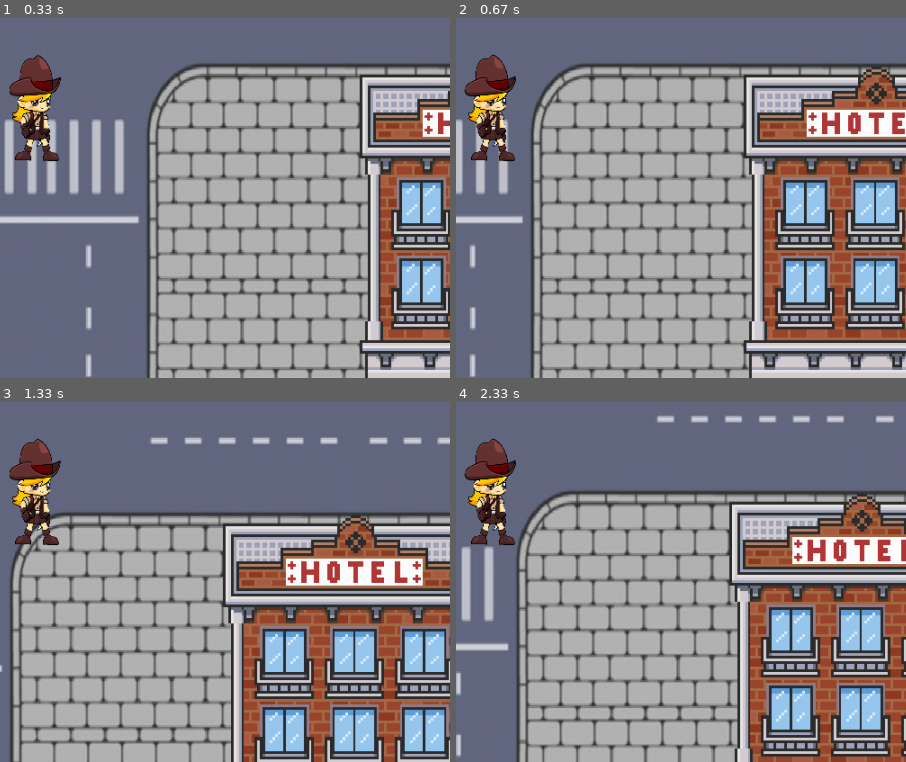
Above: before the commit, frames 1-4 (two rows, left to right).
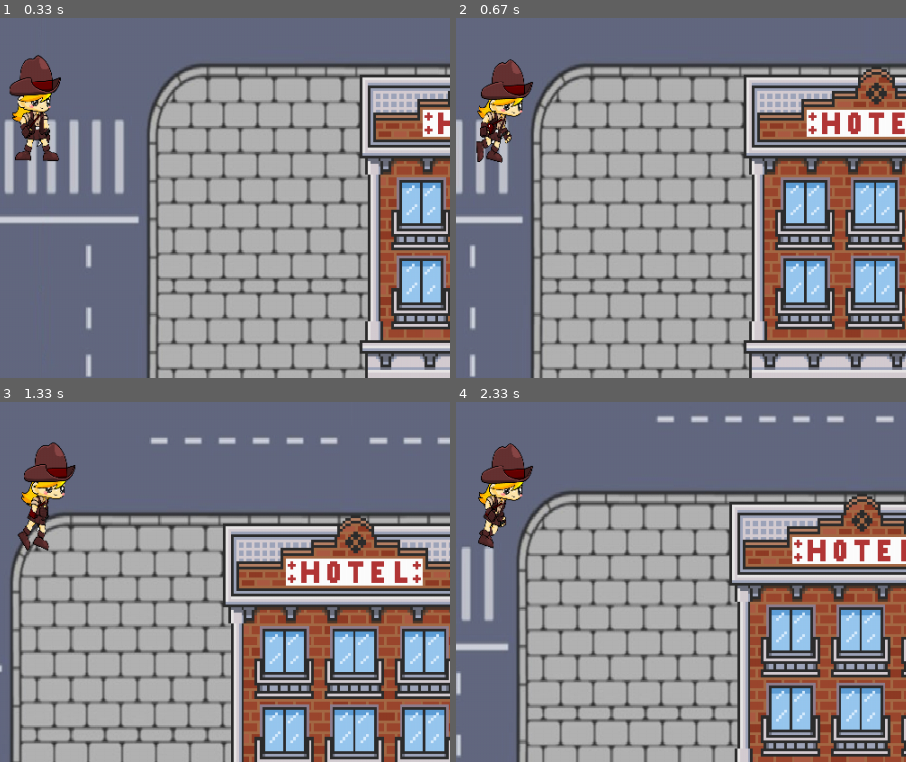
Above: after the commit, the same moments.

Repository: viniciusgomes2005/pygame_GPV
Game: pygame game, started from Mapa.py
The game is run twice, just before and just after one commit, with the same random seed, the same clock (stepped at 60 frames per second) and the same inputs.
Inputs:
- Up to frame 1 (0.33 s): no input
- Up to frame 2 (0.67 s): hold D from 0.33 s (still down)
- Up to frame 3 (1.33 s): release D at 0.8 s; hold W 0.83-1.13 s; hold D from 1.17 s (still down)
- Up to frame 4 (2.33 s): release D at 1.63 s; hold A 1.67-2.2 s; hold S from 2.23 s (still down)
The pictures show only the part of the screen within x 35-85%, y 50-100%; the shares and areas given below are measured in that part.

Frame 1 is identical in both runs. In frame 2, 2.5% of the frame differs, in the area x 1-18%, y 10-41%; in frame 3, 2.3%; in frame 4, 2.4%.

Commit message:
Update Mapa.py

Diff:
--- a/Mapa.py
+++ b/Mapa.py
@@ -31,9 +31,9 @@
     Player_Normal_Anim.append(Player_Run_img)
 for i in range(1,8):
     # Os arquivos de animação são numerados de 00 a 10
-    Player_Ataca = 'assets/Sprites/Player_ataca{}.png'.format(i)
-    Player_Ataca_img = pygame.image.load(Player_Run).convert_alpha()
-    Player_Ataca_img = pygame.transform.scale(Player_Run_img, (120, 130))
+    Player_Ataca = 'assets/Sprites/Player_atacar{}.png'.format(i)
+    Player_Ataca_img = pygame.image.load(Player_Ataca).convert_alpha()
+    Player_Ataca_img = pygame.transform.scale(Player_Ataca_img, (120, 130))
     Player_Normal_Anim.append(Player_Ataca_img)
 ###########################  GRUPOS  ################################
 
@@ -87,7 +87,7 @@
         self.rect.y +=self.speedy
 
 class Player(pygame.sprite.Sprite):
-    def __init__(self,anim):
+    def __init__(self,anim,move):
         pygame.sprite.Sprite.__init__(self)
         self.frame=0
         self.anim=anim
@@ -97,33 +97,40 @@
         self.rect.center = (largura_janela/2, altura_janela/ 2)
         self.last_update = pygame.time.get_ticks() # Guarda o tick da primeira imagem, ou seja, o momento em que a imagem foi mostrada
         self.frame_ticks=50
+        self.move=move #1=sim 2=não
     def update(self):
         now=pygame.time.get_ticks()
         elapsed_ticks= now - self.last_update
-        if quarteirao.speedx==0 and quarteirao.speedy==0:
+        if self.move==2:
             if elapsed_ticks>self.frame_ticks:
                 self.last_update=now
                 self.frame+=1
                 if self.frame >= 10:
                     self.frame=0
                 self.img=self.anim[self.frame]
-        elif quarteirao.speedx!=0 or quarteirao.speedy!=0:
+        elif self.move==1:
             if elapsed_ticks>self.frame_ticks:
+                if self.frame<10:
+                    self.frame=10
+                else:
+                    self.frame+=1
                 self.last_update=now
-                self.frame+=1
                 if self.frame == 18:
                     self.frame=10
                 self.img=self.anim[self.frame]
-    def ataca(self):
-        now=pygame.time.get_ticks()
-        elapsed_ticks= now - self.last_update
-        if elapsed_ticks>self.frame_ticks:
-            self.last_update=now
-            self.frame+=1
-            if self.frame >= 26:
-                self.frame=18
-            self.img=self.anim[self.frame]
-Player_Grupo.add(Player(Player_Normal_Anim))
+        elif self.move==3:
+            print('atacar')
+            if elapsed_ticks>self.frame_ticks:
+                if self.frame<18:
+                    self.frame=18
+                else:
+                    self.frame+=1
+                self.last_update=now
+                if self.frame >= 25:
+                    self.frame=18
+                self.img=self.anim[self.frame]
+P1=Player(Player_Normal_Anim,2)
+Player_Grupo.add(P1)
 
 predio2=[predio1_img,350,150]
 casas=[predio2]*36
@@ -150,27 +157,31 @@
             game = False
         elif event.type == pygame.KEYDOWN :
             if event.key == pygame.K_w:
+                P1.move=1
                 direcao=1
                 for quadra in mapa:
                     quadra.speedy += 2
                     antigo=direcao
             elif event.key == pygame.K_s :
                 direcao=3
+                P1.move=1
                 for quadra in mapa:
                     quadra.speedy -= 2
                     antigo=direcao
             elif event.key == pygame.K_a :
                 direcao=2
+                P1.move=1
                 for quadra in mapa:
                     quadra.speedx += 2
                     antigo=direcao
             elif event.key == pygame.K_d :
                 direcao=4
+                P1.move=1
                 for quadra in mapa:
                     quadra.speedx -= 2
                     antigo=direcao
             elif event.key == pygame.K_SPACE:
-                Player(Player_Normal_Anim).ataca()
+                P1.move=3
         elif event.type == pygame.KEYUP :
             if event.key == pygame.K_w :
                 for quadra in mapa:
@@ -184,8 +195,10 @@
             elif event.key == pygame.K_d :
                 for quadra in mapa:
                     quadra.speedx = 0
+    if quarteirao.speedx==0 and quarteirao.speedy==0:
+        P1.move=2
     mapa.update() # Atualiza os sprites do mapa
-    Player_Grupo.update() # Atualiza os sprites do Player
+    P1.update() # Atualiza os sprites do Player
 
     hits= pygame.sprite.groupcollide(Player_Grupo,Construcoes_Grupo,False,False,pygame.sprite.collide_mask) #verifica colisões
     if hits!= {}:
